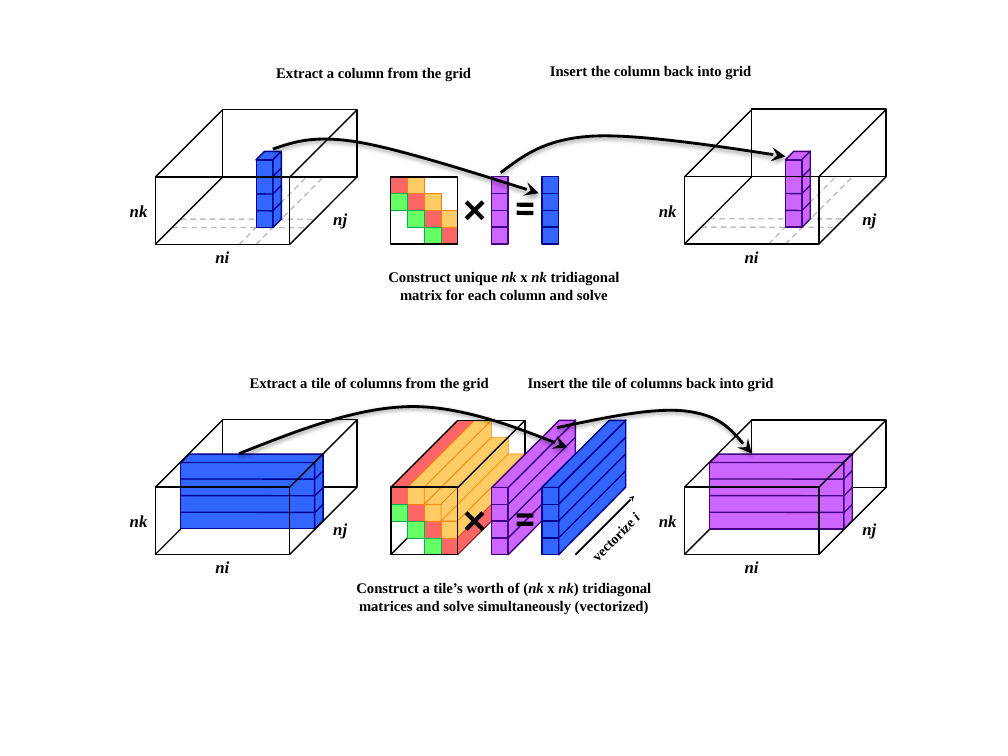
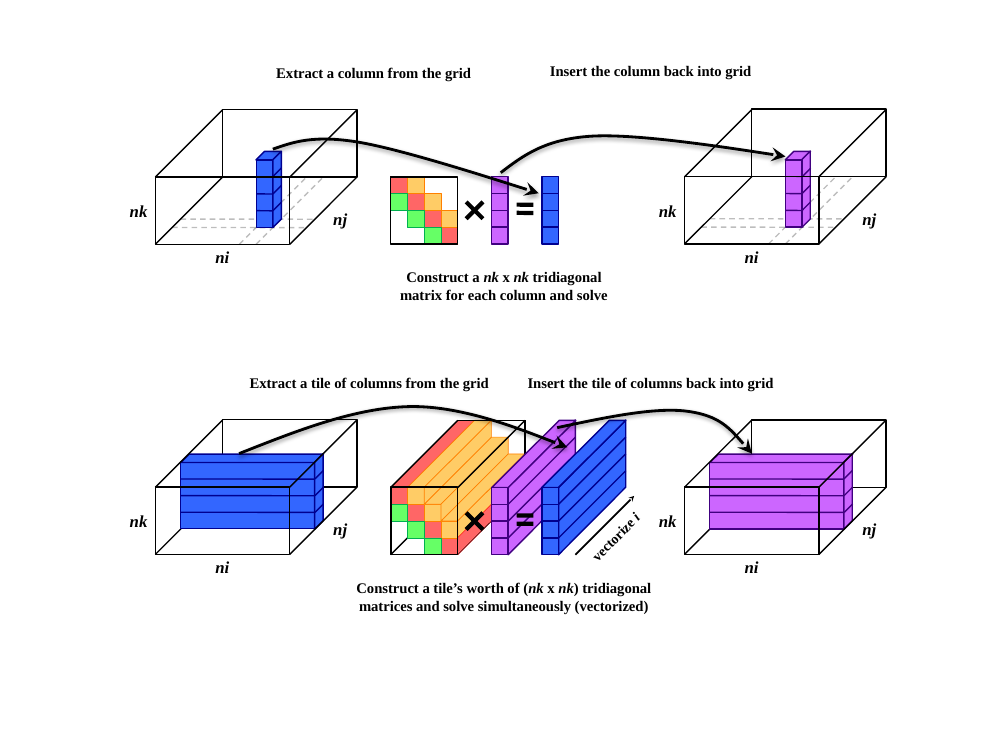
Before and after one commit to drhansj/ssta_paper_pdsec_2017, a slide deck: slide 1 of figures/diagrams_master.pptx. Drawn at 1008x756 pixels with LibreOffice and Linux fonts; fonts in the diff are those of the drawing. Boxes give left, top, right and bottom in pixels: in the first picture for what was removed or moved away, otherwise in the second. Text is boxed around its words. In the diff, an @@ line names an element or a change of style, - is before the commit and + after.

```diff
--- a/figures/diagrams_master.pptx
+++ b/figures/diagrams_master.pptx
@@ text at (406, 271, 602, 286): text changed @@
-Construct unique nk x nk tridiagonal
+Construct a nk x nk tridiagonal
```
Also in this commit, not shown: 2 slides added, 11 other files.
